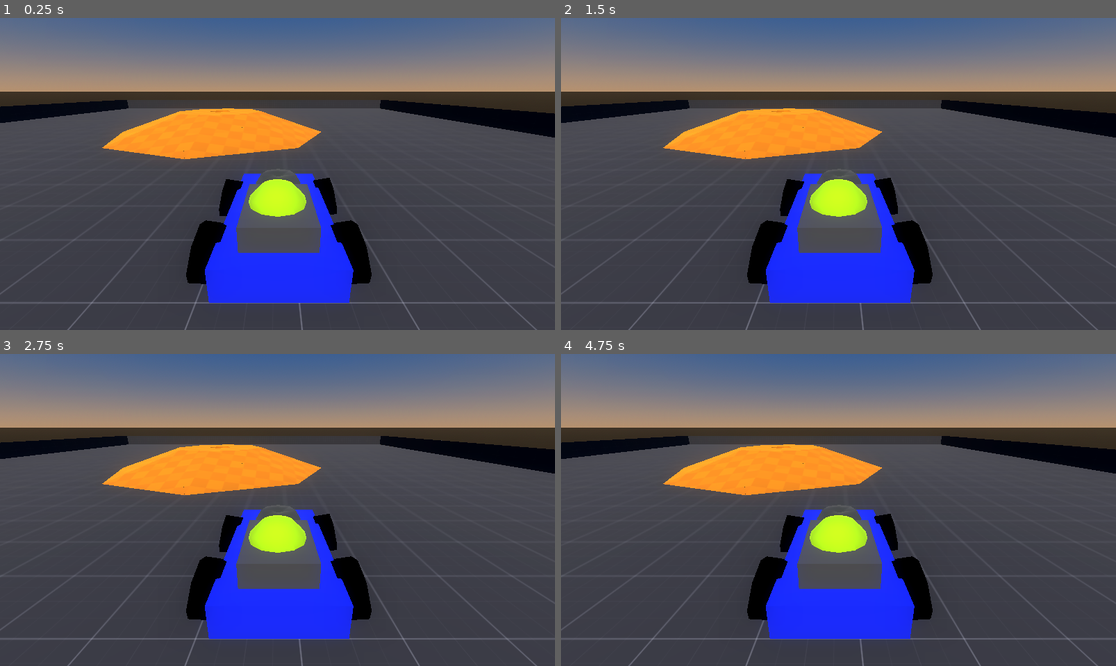
Above: before the commit, frames 1-4 (two rows, left to right).
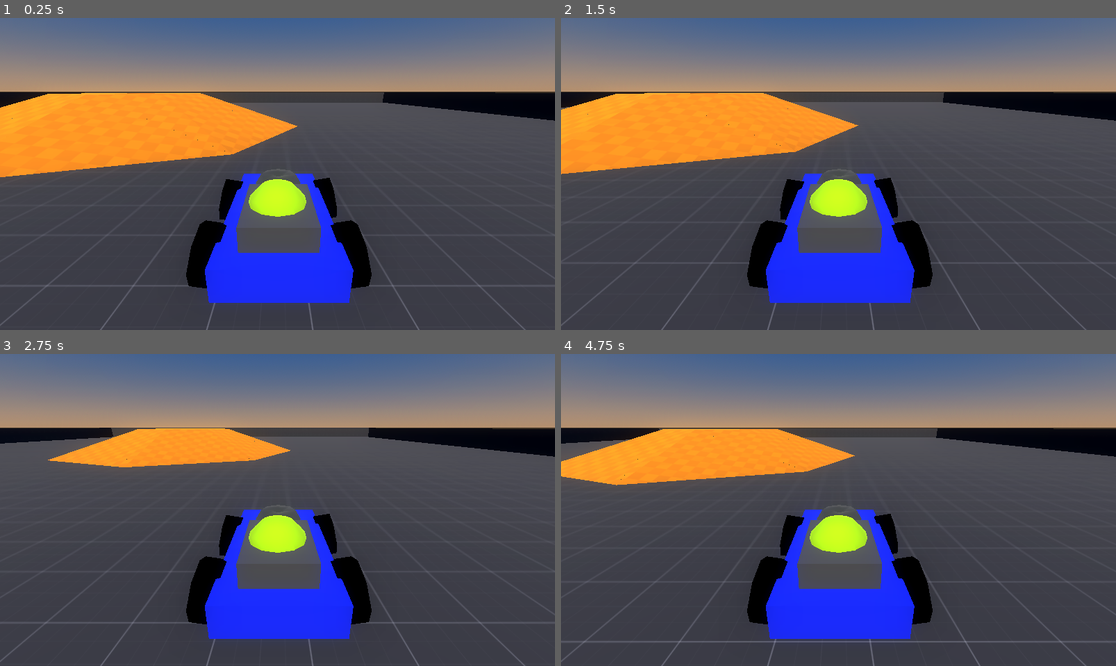
Above: after the commit, the same moments.

Repository: NoxLoveYa/Fire-Racer
Game: Godot game, scene res://Main.tscn
Two runs of this game, one before a commit and one after it. Both use one fixed random seed, a clock stepped at 60 frames per second and the inputs below.
Inputs:
- Up to frame 1 (0.25 s): no input
- Up to frame 2 (1.5 s): tap Enter at 0.5 s; hold D (Turn Right, bound only after the commit) 0.53-1.28 s; tap Space at 1.25 s; hold S (Brake, bound only after the commit) from 1.28 s (still down)
- Up to frame 3 (2.75 s): release S (Brake, bound only after the commit) at 2.03 s; hold D (Turn Right, bound only after the commit) from 2.03 s (still down)
- Up to frame 4 (4.75 s): release D (Turn Right, bound only after the commit) at 2.78 s; hold W (Accelerate, bound only after the commit) 2.78-3.53 s; hold A (Turn Left, bound only after the commit) from 3.53 s (still down)

The runs differ from the first frame. In frame 1, 12% of the frame differs, in the area x 0-100%, y 23-100%; in frame 2, 12%; in frame 3, 11%; in frame 4, 12%.

Commit message:
[ADDED] kart base movements

Diff:
--- a/Main.tscn
+++ b/Main.tscn
@@ -25,6 +25,7 @@
 [node name="SceneRoot" type="Node3D"]
 
 [node name="Map" parent="." instance=ExtResource("1_rbais")]
+transform = Transform3D(2, 0, 0, 0, 2, 0, 0, 0, 2, 0, 0, 0)
 
 [node name="WorldEnvironment" type="WorldEnvironment" parent="."]
 environment = SubResource("Environment_b4kol")
@@ -34,4 +35,4 @@
 light_color = Color(1, 0.9825, 0.97, 1)
 
 [node name="Player" parent="." instance=ExtResource("2_mx080")]
-transform = Transform3D(1, 0, 0, 0, 1, 0, 0, 0, 1, 1.55339, 0, -4.4578)
+transform = Transform3D(1, 0, 0, 0, 1, 0, 0, 0, 1, 1.61447, 0.285142, -6.15933)
--- /dev/null
+++ b/Player.gd
@@ -0,0 +1,43 @@
+extends CharacterBody3D
+
+@export var gravity = -20.0
+@export var engine_power = 6.0
+@export var braking = -9.0
+@export var friction = -10.0
+@export var drag = -20.0
+@export var steering_limit = 10.0  # front wheel max turning angle (deg)
+@export var max_speed_reverse = 3.0
+
+# Car state properties
+var acceleration = Vector3.ZERO  # current acceleration
+var steer_angle = 0.0  # current wheel angle
+
+# Called when the node enters the scene tree for the first time.
+func _ready():
+	pass # Replace with function body.
+
+func apply_friction(delta):
+	if velocity.length() < 0.2 and acceleration.length() == 0:
+		velocity.x = 0
+		velocity.z = 0
+	var friction_force = velocity * friction * delta
+	var drag_force = velocity * velocity.length() * drag * delta
+	acceleration += drag_force + friction_force
+
+func get_input():
+	var turn = Input.get_action_strength("Turn Left")
+	turn -= Input.get_action_strength("Turn Right")
+	steer_angle = turn * deg_to_rad(steering_limit)
+	acceleration = Vector3.ZERO
+	if Input.is_action_pressed("Accelerate"):
+		acceleration = transform.basis.z * engine_power
+	if Input.is_action_pressed("Brake"):
+		acceleration = transform.basis.z * braking
+
+func _physics_process(delta):
+	if is_on_floor():
+		get_input()
+		apply_friction(delta)
+	velocity.y += gravity * delta
+	velocity += acceleration * delta
+	move_and_slide()
--- a/Player.tscn
+++ b/Player.tscn
@@ -1,11 +1,22 @@
-[gd_scene load_steps=2 format=3 uid="uid://u5j56ayx4nfm"]
+[gd_scene load_steps=4 format=3 uid="uid://u5j56ayx4nfm"]
 
+[ext_resource type="Script" path="res://Player.gd" id="1_joyq2"]
 [ext_resource type="PackedScene" uid="uid://ceafmb22dlh5q" path="res://kart.tscn" id="1_ulc6r"]
+
+[sub_resource type="BoxShape3D" id="BoxShape3D_eq4ky"]
+size = Vector3(0.976929, 0.603867, 1.31122)
 
 [node name="SceneRoot" type="Node3D"]
 
-[node name="Kart" parent="." instance=ExtResource("1_ulc6r")]
+[node name="CharacterBody3D" type="CharacterBody3D" parent="."]
+script = ExtResource("1_joyq2")
 
-[node name="Camera3D" type="Camera3D" parent="."]
-transform = Transform3D(-1, 8.88178e-15, -8.74228e-08, -2.9398e-08, 0.941764, 0.336274, 8.23317e-08, 0.336274, -0.941764, 0.05199, 0.959071, -1.38217)
+[node name="Kart" parent="CharacterBody3D" instance=ExtResource("1_ulc6r")]
+
+[node name="Camera3D" type="Camera3D" parent="CharacterBody3D"]
+transform = Transform3D(-1, 3.19744e-14, -8.74228e-08, -2.9398e-08, 0.941764, 0.336274, 8.23317e-08, 0.336274, -0.941764, 0.05199, 0.959071, -1.38217)
 fov = 68.0
+
+[node name="CollisionShape3D" type="CollisionShape3D" parent="CharacterBody3D"]
+transform = Transform3D(1, 0, 0, 0, 1, 0, 0, 0, 1, 0.0441284, 0.202976, 0.0767886)
+shape = SubResource("BoxShape3D_eq4ky")
--- a/kart.tscn
+++ b/kart.tscn
@@ -23,7 +23,6 @@
 [node name="SceneRoot" type="Node3D"]
 
 [node name="Kart" type="CSGCombiner3D" parent="."]
-use_collision = true
 
 [node name="Frame" type="CSGBox3D" parent="Kart"]
 transform = Transform3D(1, 0, 0, 0, 1, 0, 0, 0, 1, 0.0450416, 0.118496, 0.0744638)
--- a/project.godot
+++ b/project.godot
@@ -14,3 +14,36 @@
 run/main_scene="res://Main.tscn"
 config/features=PackedStringArray("4.2", "Forward Plus")
 config/icon="res://icon.svg"
+
+[input]
+
+Accelerate={
+"deadzone": 0.5,
+"events": [Object(InputEventKey,"resource_local_to_scene":false,"resource_name":"","device":-1,"window_id":0,"alt_pressed":false,"shift_pressed":false,"ctrl_pressed":false,"meta_pressed":false,"pressed":false,"keycode":0,"physical_keycode":87,"key_label":0,"unicode":122,"echo":false,"script":null)
+, Object(InputEventKey,"resource_local_to_scene":false,"resource_name":"","device":-1,"window_id":0,"alt_pressed":false,"shift_pressed":false,"ctrl_pressed":false,"meta_pressed":false,"pressed":false,"keycode":0,"physical_keycode":4194320,"key_label":0,"unicode":0,"echo":false,"script":null)
+]
+}
+Brake={
+"deadzone": 0.5,
+"events": [Object(InputEventKey,"resource_local_to_scene":false,"resource_name":"","device":-1,"window_id":0,"alt_pressed":false,"shift_pressed":false,"ctrl_pressed":false,"meta_pressed":false,"pressed":false,"keycode":0,"physical_keycode":83,"key_label":0,"unicode":115,"echo":false,"script":null)
+, Object(InputEventKey,"resource_local_to_scene":false,"resource_name":"","device":-1,"window_id":0,"alt_pressed":false,"shift_pressed":false,"ctrl_pressed":false,"meta_pressed":false,"pressed":false,"keycode":0,"physical_keycode":4194322,"key_label":0,"unicode":0,"echo":false,"script":null)
+]
+}
+Handbrake={
+"deadzone": 0.5,
+"events": [Object(InputEventKey,"resource_local_to_scene":false,"resource_name":"","device":-1,"window_id":0,"alt_pressed":false,"shift_pressed":false,"ctrl_pressed":false,"meta_pressed":false,"pressed":false,"keycode":0,"physical_keycode":32,"key_label":0,"unicode":32,"echo":false,"script":null)
+, Object(InputEventKey,"resource_local_to_scene":false,"resource_name":"","device":-1,"window_id":0,"alt_pressed":false,"shift_pressed":false,"ctrl_pressed":false,"meta_pressed":false,"pressed":false,"keycode":0,"physical_keycode":4194325,"key_label":0,"unicode":0,"echo":false,"script":null)
+]
+}
+"Turn Left"={
+"deadzone": 0.5,
+"events": [Object(InputEventKey,"resource_local_to_scene":false,"resource_name":"","device":-1,"window_id":0,"alt_pressed":false,"shift_pressed":false,"ctrl_pressed":false,"meta_pressed":false,"pressed":false,"keycode":0,"physical_keycode":65,"key_label":0,"unicode":113,"echo":false,"script":null)
+, Object(InputEventKey,"resource_local_to_scene":false,"resource_name":"","device":-1,"window_id":0,"alt_pressed":false,"shift_pressed":false,"ctrl_pressed":false,"meta_pressed":false,"pressed":false,"keycode":0,"physical_keycode":4194319,"key_label":0,"unicode":0,"echo":false,"script":null)
+]
+}
+"Turn Right"={
+"deadzone": 0.5,
+"events": [Object(InputEventKey,"resource_local_to_scene":false,"resource_name":"","device":-1,"window_id":0,"alt_pressed":false,"shift_pressed":false,"ctrl_pressed":false,"meta_pressed":false,"pressed":false,"keycode":0,"physical_keycode":68,"key_label":0,"unicode":100,"echo":false,"script":null)
+, Object(InputEventKey,"resource_local_to_scene":false,"resource_name":"","device":-1,"window_id":0,"alt_pressed":false,"shift_pressed":false,"ctrl_pressed":false,"meta_pressed":false,"pressed":false,"keycode":0,"physical_keycode":4194321,"key_label":0,"unicode":0,"echo":false,"script":null)
+]
+}
